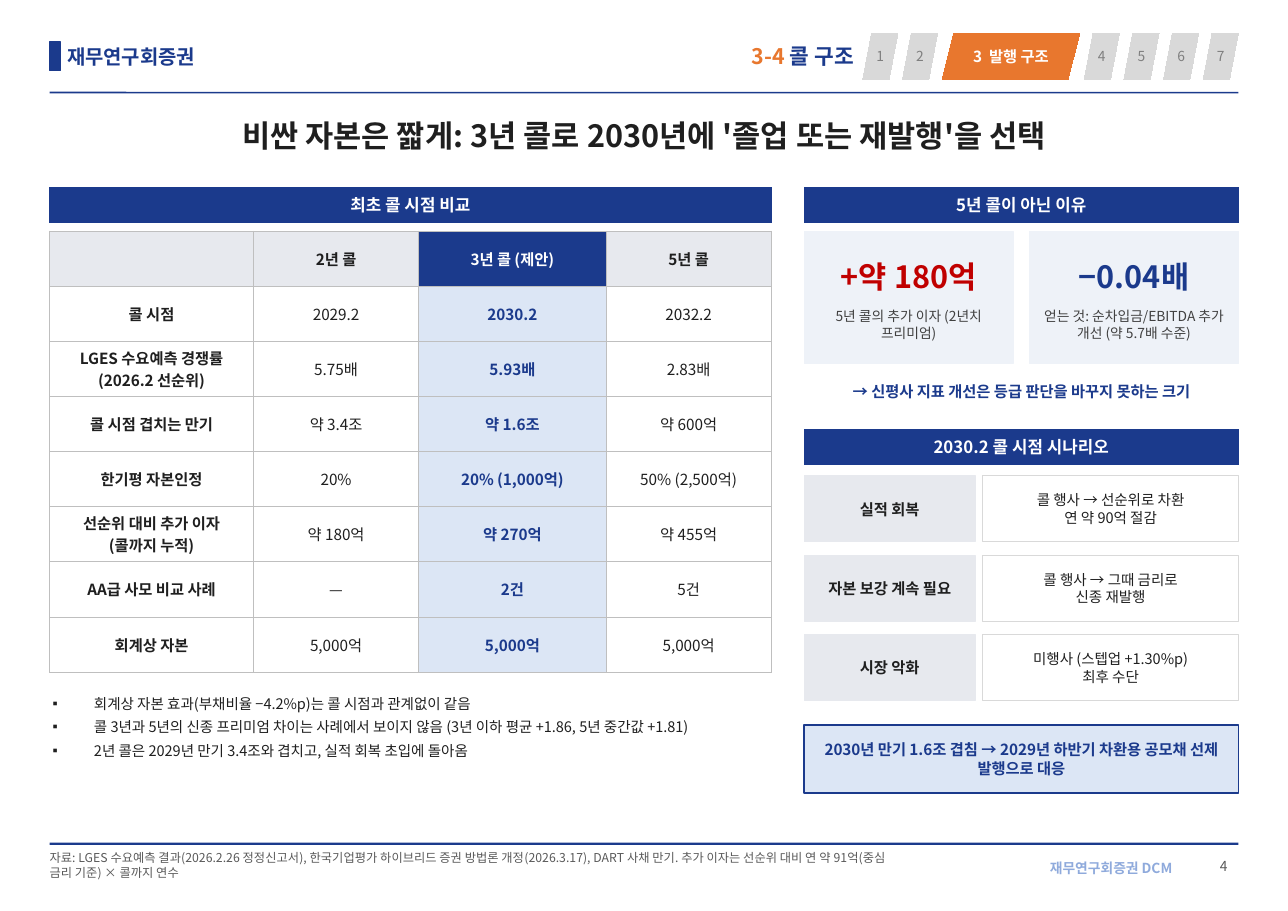
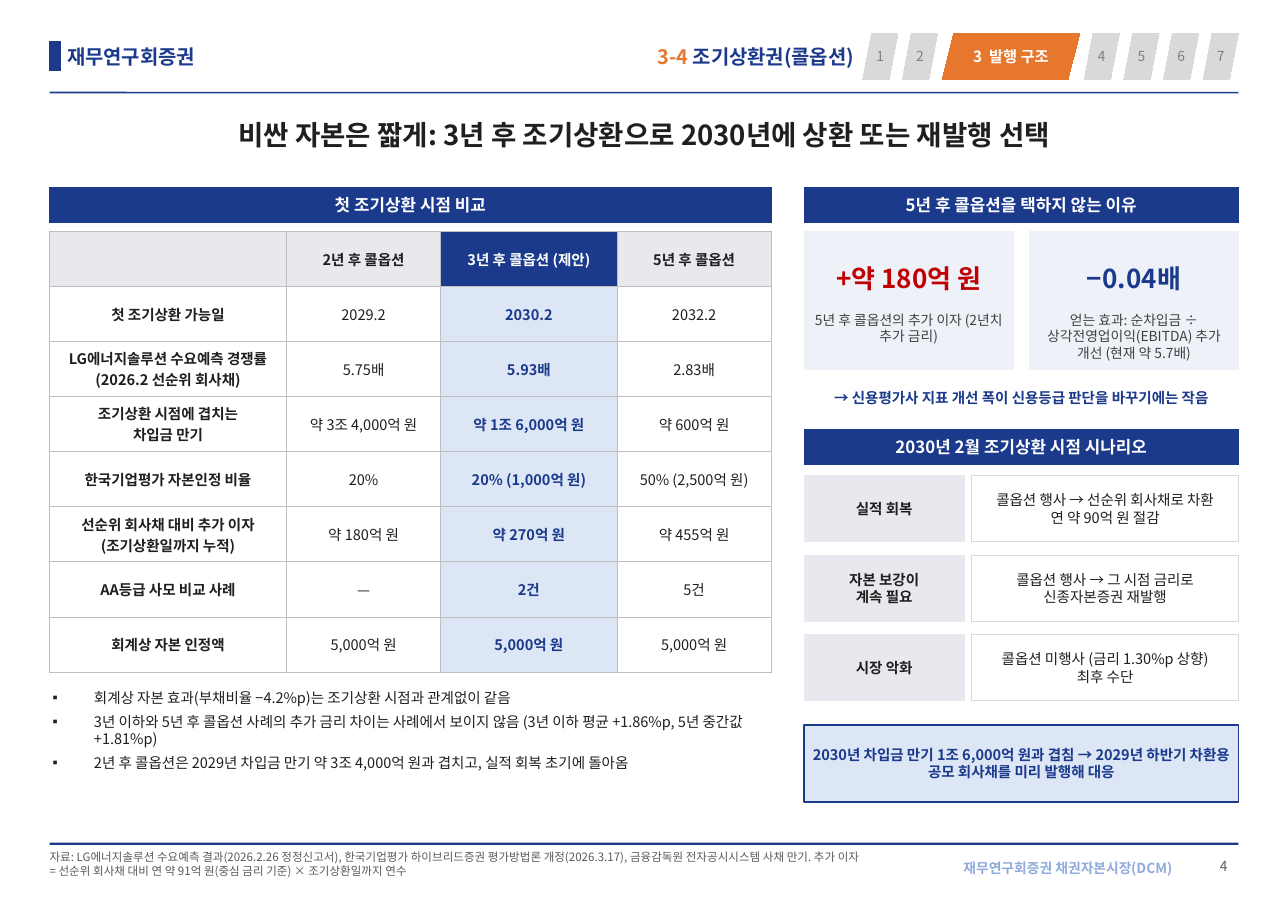
Before and after one commit to shy065542-rgb/SSHHYY, a slide deck: slide 4 of LGES_신종_발행구조.pptx. Drawn at 1288x911 pixels with LibreOffice and Linux fonts; fonts in the diff are those of the drawing. Boxes give left, top, right and bottom in pixels: in the first picture for what was removed or moved away, otherwise in the second. Text is boxed around its words. In the diff, an @@ line names an element or a change of style, - is before the commit and + after.

```diff
--- a/LGES_신종_발행구조.pptx
+++ b/LGES_신종_발행구조.pptx
@@ text at [658,47,854,68]: text changed; size 14 to 13 pt; text colour #E8772E to #1B3A8C @@
-3-4 콜 구조
+3-4 조기상환권(콜옵션)
@@ title at [238,121,1050,148]: text changed; size 20 to 18 pt @@
-비싼 자본은 짧게: 3년 콜로 2030년에 '졸업 또는 재발행'을 선택
+비싼 자본은 짧게: 3년 후 조기상환으로 2030년에 상환 또는 재발행 선택
@@ text in rectangle at [335,197,486,213]: text changed @@
-최초 콜 시점 비교
+첫 조기상환 시점 비교
@@ text in rectangle at [906,197,1137,213]: text changed @@
-5년 콜이 아닌 이유
+5년 후 콜옵션을 택하지 않는 이유
@@ table at [50,231,771,657] @@
-row 1:  | 2년 콜 | 3년 콜 (제안) | 5년 콜
+row 1:  | 2년 후 콜옵션 | 3년 후 콜옵션 (제안) | 5년 후 콜옵션
-row 2, column 1: 콜 시점
+row 2, column 1: 첫 조기상환 가능일
-row 3, column 1: LGES 수요예측 경쟁률 / (2026.2 선순위)
+row 3, column 1: LG에너지솔루션 수요예측 경쟁률 / (2026.2 선순위 회사채)
-row 4: 콜 시점 겹치는 만기 | 약 3.4조 | 약 1.6조 | 약 600억
+row 4: 조기상환 시점에 겹치는 / 차입금 만기 | 약 3조 4,000억 원 | 약 1조 6,000억 원 | 약 600억 원
-row 5: 한기평 자본인정 | 20% | 20% (1,000억) | 50% (2,500억)
+row 5: 한국기업평가 자본인정 비율 | 20% | 20% (1,000억 원) | 50% (2,500억 원)
-row 6: 선순위 대비 추가 이자 / (콜까지 누적) | 약 180억 | 약 270억 | 약 455억
+row 6: 선순위 회사채 대비 추가 이자 / (조기상환일까지 누적) | 약 180억 원 | 약 270억 원 | 약 455억 원
-row 7, column 1: AA급 사모 비교 사례
+row 7, column 1: AA등급 사모 비교 사례
-row 8: 회계상 자본 | 5,000억 | 5,000억 | 5,000억
+row 8: 회계상 자본 인정액 | 5,000억 원 | 5,000억 원 | 5,000억 원
@@ size 10 to 9.5 pt in "2029.2", "2030.2", "2032.2", "5.75배" and 6 more places @@
@@ rectangle: place and size @@
-rectangle at [804,231,1014,364]
+rectangle at [804,231,1014,369]
@@ rectangle: place and size @@
-rectangle at [1030,231,1240,364]
+rectangle at [1030,231,1240,369]
@@ text at [836,266,981,291]: text changed; size 20 to 17 pt @@
-+약 180억
++약 180억 원
@@ text "−0.04배" at [1087,266,1181,291]: size 20 to 17 pt @@
@@ text at [815,313,1003,344]: text changed @@
-5년 콜의 추가 이자 (2년치 프리미엄)
+5년 후 콜옵션의 추가 이자 (2년치 추가 금리)
@@ text at [1047,313,1220,361]: text changed @@
-얻는 것: 순차입금/EBITDA 추가 개선 (약 5.7배 수준)
+얻는 효과: 순차입금 ÷ 상각전영업이익(EBITDA) 추가 개선 (현재 약 5.7배)
@@ text at [852,390,1209,405]: text changed; size 10 to 9.5 pt @@
-→ 신평사 지표 개선은 등급 판단을 바꾸지 못하는 크기
+→ 신용평가사 지표 개선 폭이 신용등급 판단을 바꾸기에는 작음
@@ text in rectangle at [895,439,1147,455]: text changed @@
-2030.2 콜 시점 시나리오
+2030년 2월 조기상환 시점 시나리오
@@ rectangle "실적 회복": place and size @@
-rectangle "실적 회복" at [804,476,975,542]
+rectangle "실적 회복" at [804,476,964,542]
@@ rectangle "실적 회복" at [804,476,964,542]: size 10 to 9.5 pt @@
@@ rectangle "콜옵션 행사 → 선순위 회사채로 ...": place and size @@
-rectangle "콜옵션 행사 → 선순위 회사채로 ..." at [983,476,1238,542]
+rectangle "콜옵션 행사 → 선순위 회사채로 ..." at [972,476,1238,542]
@@ text in rectangle at [996,493,1214,524]: text changed @@
-콜 행사 → 선순위로 차환
-연 약 90억 절감
+콜옵션 행사 → 선순위 회사채로 차환
+연 약 90억 원 절감
@@ rectangle "자본 보강이": place and size @@
-rectangle "자본 보강이" at [804,555,975,621]
+rectangle "자본 보강이" at [804,555,964,621]
@@ rectangle "콜옵션 행사 → 그 시점 ...": place and size @@
-rectangle "콜옵션 행사 → 그 시점 ..." at [983,555,1238,621]
+rectangle "콜옵션 행사 → 그 시점 ..." at [972,555,1238,621]
@@ text in rectangle at [849,573,919,604]: text changed; size 10 to 9.5 pt @@
-자본 보강 계속 필요
+자본 보강이
+계속 필요
@@ text in rectangle at [1016,573,1194,603]: text changed @@
-콜 행사 → 그때 금리로
-신종 재발행
+콜옵션 행사 → 그 시점 금리로
+신종자본증권 재발행
@@ rectangle "시장 악화" at [804,635,964,701]: size 10 to 9.5 pt @@
@@ rectangle "시장 악화": place and size @@
-rectangle "시장 악화" at [804,635,975,701]
+rectangle "시장 악화" at [804,635,964,701]
@@ rectangle "콜옵션 미행사 (금리 1.30%p 상향)": place and size @@
-rectangle "콜옵션 미행사 (금리 1.30%p 상향)" at [983,635,1238,701]
+rectangle "콜옵션 미행사 (금리 1.30%p 상향)" at [972,635,1238,701]
@@ text in rectangle at [1002,652,1209,668]: text changed @@
-미행사 (스텝업 +1.30%p)
+콜옵션 미행사 (금리 1.30%p 상향)
@@ text at [94,691,743,771]: text changed @@
-▪ 회계상 자본 효과(부채비율 −4.2%p)는 콜 시점과 관계없이 같음
-▪ 콜 3년과 5년의 신종 프리미엄 차이는 사례에서 보이지 않음 (3년 이하 평균 +1.86, 5년 중간값 +1.81)
-▪ 2년 콜은 2029년 만기 3.4조와 겹치고, 실적 회복 초입에 돌아옴
+▪ 회계상 자본 효과(부채비율 −4.2%p)는 조기상환 시점과 관계없이 같음
+▪ 3년 이하와 5년 후 콜옵션 사례의 추가 금리 차이는 사례에서 보이지 않음 (3년 이하 평균 +1.86%p, 5년 중간값 +1.81%p)
+▪ 2년 후 콜옵션은 2029년 차입금 만기 약 3조 4,000억 원과 겹치고, 실적 회복 초기에 돌아옴
@@ rectangle "2030년 차입금 만기 1조 6,000억 ...": place and size @@
-rectangle "2030년 차입금 만기 1조 6,000억 ..." at [804,725,1238,793]
+rectangle "2030년 차입금 만기 1조 6,000억 ..." at [804,725,1238,802]
@@ text in rectangle at [813,747,1230,779]: text changed; size 10 to 9.5 pt @@
-2030년 만기 1.6조 겹침 → 2029년 하반기 차환용 공모채 선제 발행으로 대응
+2030년 차입금 만기 1조 6,000억 원과 겹침 → 2029년 하반기 차환용 공모 회사채를 미리 발행해 대응
@@ text at [50,851,859,877]: text changed; size 8 to 7.5 pt @@
-자료: LGES 수요예측 결과(2026.2.26 정정신고서), 한국기업평가 하이브리드 증권 방법론 개정(2026.3.17), DART 사채 만기. 추가 이자는 선순위 대비 연 약 91억(중심 금리 기준) × 콜까지 연수
+자료: LG에너지솔루션 수요예측 결과(2026.2.26 정정신고서), 한국기업평가 하이브리드증권 평가방법론 개정(2026.3.17), 금융감독원 전자공시시스템 사채 만기. 추가 이자 = 선순위 회사채 대비 연 약 91억 원(중심 금리 기준) × 조기상환일까지 연수
@@ text at [963,861,1172,876]: text changed @@
-재무연구회증권 DCM
+재무연구회증권 채권자본시장(DCM)
```
Also in this commit, not shown: 6 other slides changed.
